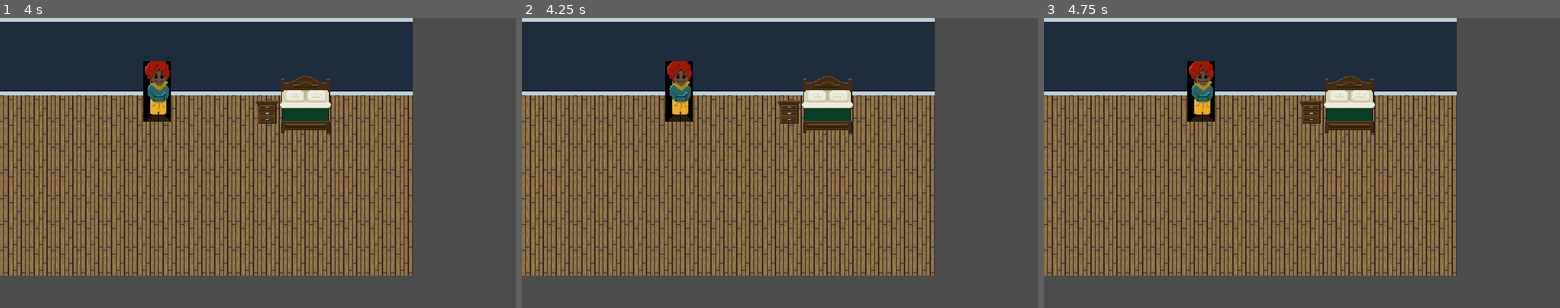
Above: before the commit, frames 1-3 (left to right).
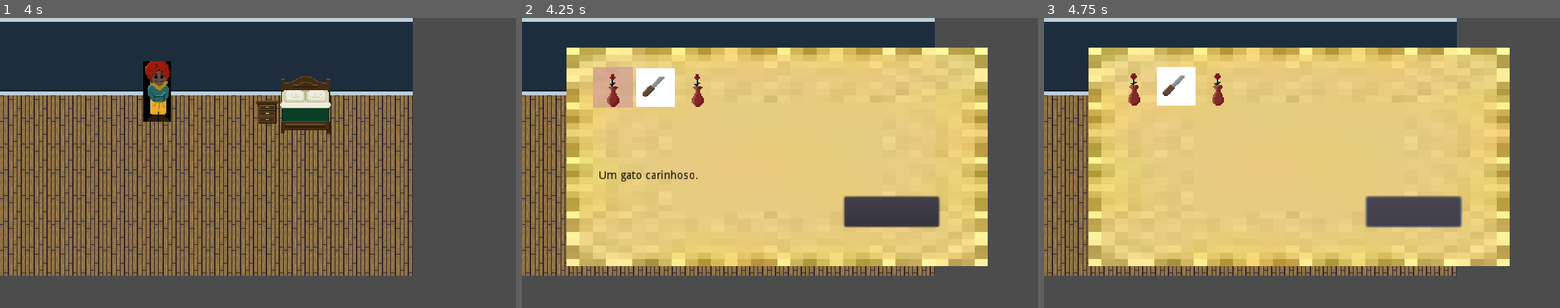
Above: after the commit, the same moments.

Repository: guimafelipe/rpg-game
Game: Godot game, scene res://Levels/TestWorld.tscn
Same seed, same stepped clock (60 frames per second), same inputs: the game is played once before the commit and once after it. Before the commit the project starts from res://TestWorld.tscn. The engine's default icon, where the game draws it, is replaced by a stand-in: a white triangle on a blue panel in a dark square.
Inputs (mouse positions are in pixels of both pictures, inside the frame that each line leads up to):
- Up to frame 1 (4 s): tap Enter (ui_accept) at 0.5, 0.6, 0.77, 1.07, 1.25, 1.35, 1.52, 1.82, 2, 2.1, 2.75, 2.85, 3.02, 3.32, 3.5, 3.6, 3.77 s
- Up to frame 2 (4.25 s): tap Enter (ui_accept) at 4.07 s; tap Escape (ui_cancel) at 4.15 s
- Up to frame 3 (4.75 s): click (1415, 212) at 4.27 s

Frame 1 is identical in both runs. In frame 2, 61% of the frame differs, in the area x 8-91%, y 10-86%; in frame 3, 61%.

Commit message:
the big refactoration of the code, and fixing little bugs in inventary

Diff:
--- /dev/null
+++ b/Dialogues/mesa_teste.json
@@ -0,0 +1,13 @@
+{
+	"001" : {
+		"name" : "cama",
+		"expression" : null,
+ 		"text": "sou uma cama"
+	},
+	"002" : {
+		"name" : "cama",
+		"expression" : null,
+		"text": "prazer em conhecer você"
+	}
+
+}
--- a/InteractableObject.gd
+++ b/InteractableObjects/InteractableObject.gd
@@ -14,6 +14,7 @@
 func remove_focus():
 	print("saí do foco")
 	print(name)
+	emit_signal("finished_interaction")
 
 func interact():
 	# override this funcion in children classes
--- /dev/null
+++ b/InteractableObjects/MesaCabeceira.gd
@@ -0,0 +1,10 @@
+extends InteractableObject
+
+var inventory = preload("res://UI/Inventory/Inventory.tres")
+var gatoitem = preload("res://Items/Gato.tres")
+
+func interact():
+	dialogue_box.start_dialogue("cama_teste")
+	yield(dialogue_box, "dialogue_finished")
+	inventory.add_item(gatoitem)
+	# emit_signal("finished_interaction")
--- a/InventorySlot.gd
+++ /dev/null
@@ -1,11 +0,0 @@
-extends CenterContainer
-
-onready var itemTextureRect = $ItemTextureRect
-
-func display_item(item):
-	if item is Item:
-		itemTextureRect.texture = item.texture
-		show()
-	else:
-		itemTextureRect = null
-		hide()
--- a/InventorySlot.tscn
+++ /dev/null
@@ -1,21 +0,0 @@
-[gd_scene load_steps=3 format=2]
-
-[ext_resource path="res://Assets/VasoDeFlor.png" type="Texture" id=1]
-[ext_resource path="res://InventorySlot.gd" type="Script" id=2]
-
-[node name="InventorySlot" type="CenterContainer"]
-anchor_right = 1.0
-anchor_bottom = 1.0
-script = ExtResource( 2 )
-__meta__ = {
-"_edit_use_anchors_": false
-}
-
-[node name="ItemTextureRect" type="TextureRect" parent="."]
-margin_left = 296.0
-margin_top = 156.0
-margin_right = 344.0
-margin_bottom = 204.0
-rect_min_size = Vector2( 48, 48 )
-texture = ExtResource( 1 )
-expand = true
--- a/TestWorld.tscn
+++ b/Levels/TestWorld.tscn
@@ -1,13 +1,14 @@
-[gd_scene load_steps=13 format=2]
+[gd_scene load_steps=14 format=2]
 
-[ext_resource path="res://Luiz.tscn" type="PackedScene" id=1]
-[ext_resource path="res://Assets/ComodoTeste.png" type="Texture" id=2]
-[ext_resource path="res://InteractableObject.tscn" type="PackedScene" id=3]
-[ext_resource path="res://Assets/Cama.png" type="Texture" id=4]
-[ext_resource path="res://Cama.gd" type="Script" id=5]
-[ext_resource path="res://MesaCabeceira.gd" type="Script" id=6]
-[ext_resource path="res://Assets/MesaCabeceira.png" type="Texture" id=7]
-[ext_resource path="res://DialogueBox.tscn" type="PackedScene" id=8]
+[ext_resource path="res://Assets/ComodoTeste.png" type="Texture" id=1]
+[ext_resource path="res://Assets/Cama.png" type="Texture" id=2]
+[ext_resource path="res://Assets/MesaCabeceira.png" type="Texture" id=3]
+[ext_resource path="res://InteractableObjects/Cama.gd" type="Script" id=4]
+[ext_resource path="res://UI/Inventory/InventoryWindow.tscn" type="PackedScene" id=5]
+[ext_resource path="res://InteractableObjects/MesaCabeceira.gd" type="Script" id=6]
+[ext_resource path="res://InteractableObjects/InteractableObject.tscn" type="PackedScene" id=7]
+[ext_resource path="res://Luiz/Luiz.tscn" type="PackedScene" id=8]
+[ext_resource path="res://UI/Dialogue/DialogueBox.tscn" type="PackedScene" id=9]
 
 [sub_resource type="RectangleShape2D" id=1]
 resource_local_to_scene = true
@@ -28,17 +29,17 @@
 [node name="TestWorld" type="Node2D"]
 
 [node name="Background" type="Sprite" parent="."]
-texture = ExtResource( 2 )
+texture = ExtResource( 1 )
 centered = false
 
-[node name="Cama" parent="." instance=ExtResource( 3 )]
+[node name="Cama" parent="." instance=ExtResource( 7 )]
 position = Vector2( 378.248, 128.339 )
-script = ExtResource( 5 )
+script = ExtResource( 4 )
 
 [node name="Sprite" parent="Cama" index="0"]
 position = Vector2( 0.749156, -23.2237 )
 scale = Vector2( 1.04682, 1.18729 )
-texture = ExtResource( 4 )
+texture = ExtResource( 2 )
 
 [node name="CollisionShape2D" parent="Cama/StaticBody2D" index="0"]
 shape = SubResource( 1 )
@@ -46,16 +47,16 @@
 [node name="CollisionShape2D" parent="Cama/Area2D" index="0"]
 shape = SubResource( 2 )
 
-[node name="Luiz" parent="." instance=ExtResource( 1 )]
+[node name="Luiz" parent="." instance=ExtResource( 8 )]
 position = Vector2( 194.985, 113.569 )
 
-[node name="MesaCabeceira" parent="." instance=ExtResource( 3 )]
+[node name="MesaCabeceira" parent="." instance=ExtResource( 7 )]
 position = Vector2( 331.724, 113.569 )
 script = ExtResource( 6 )
 
 [node name="Sprite" parent="MesaCabeceira" index="0"]
 scale = Vector2( 1.02628, 1.07883 )
-texture = ExtResource( 7 )
+texture = ExtResource( 3 )
 
 [node name="CollisionShape2D" parent="MesaCabeceira/StaticBody2D" index="0"]
 shape = SubResource( 3 )
@@ -63,14 +64,20 @@
 [node name="CollisionShape2D" parent="MesaCabeceira/Area2D" index="0"]
 shape = SubResource( 4 )
 
-[node name="DialogueBox" parent="." instance=ExtResource( 8 )]
+[node name="DialogueBox" parent="." instance=ExtResource( 9 )]
 visible = false
 anchor_right = 0.0
 anchor_bottom = 0.0
-margin_left = 258.846
-margin_top = 320.0
-margin_right = 258.846
-margin_bottom = 320.0
+margin_left = 344.318
+margin_top = 360.0
+margin_right = 344.318
+margin_bottom = 360.0
+
+[node name="InventoryWindow" parent="." instance=ExtResource( 5 )]
+visible = false
+anchor_right = 0.0
+anchor_bottom = 0.0
+rect_min_size = Vector2( 640, 360 )
 
 [editable path="Cama"]
 
--- a/Luiz.gd
+++ b/Luiz/Luiz.gd
@@ -97,6 +97,10 @@
 	if dialogue_box:
 		dialogue_box.connect("dialogue_started", self, "_on_started_dialogue")
 		dialogue_box.connect("dialogue_finished", self, "_on_finished_dialogue")
+	var inventory_window = get_parent().get_node("InventoryWindow")
+	if inventory_window:
+		inventory_window.connect("inventory_opened", self, "_on_inventory_opened")
+		inventory_window.connect("inventory_closed", self, "_on_inventory_closed")
 
 func _on_started_dialogue():
 	state = State.INTERACTING
@@ -106,3 +110,9 @@
 
 func _on_finished_interacting():
 	state = State.IDLE
+
+func _on_inventory_opened():
+	state = State.INTERACTING
+
+func _on_inventory_closed():
+	state = State.IDLE
--- a/Luiz.tscn
+++ b/Luiz/Luiz.tscn
@@ -1,7 +1,7 @@
 [gd_scene load_steps=4 format=2]
 
 [ext_resource path="res://Assets/photo_2020-12-02_16-44-33.jpg" type="Texture" id=1]
-[ext_resource path="res://Luiz.gd" type="Script" id=2]
+[ext_resource path="res://Luiz/Luiz.gd" type="Script" id=2]
 
 [sub_resource type="RectangleShape2D" id=1]
 extents = Vector2( 16, 16 )
--- a/MesaCabeceira.gd
+++ /dev/null
@@ -1,6 +0,0 @@
-extends InteractableObject
-
-func interact():
-	print("sou uma mesa")
-	#dialogue_box.start_dialogue("cama_teste")
-	# emit_signal("finished_interaction")
--- a/DialogueBox.tscn
+++ b/UI/Dialogue/DialogueBox.tscn
@@ -1,13 +1,13 @@
 [gd_scene load_steps=4 format=2]
 
-[ext_resource path="res://icon.png" type="Texture" id=1]
-[ext_resource path="res://Assets/photo_2020-12-02_19-37-47.jpg" type="Texture" id=2]
-[ext_resource path="res://DialogueBox.gd" type="Script" id=3]
+[ext_resource path="res://UI/Dialogue/DialogueBox.gd" type="Script" id=1]
+[ext_resource path="res://icon.png" type="Texture" id=2]
+[ext_resource path="res://Assets/photo_2020-12-02_19-37-47.jpg" type="Texture" id=3]
 
 [node name="DialogueBox" type="Control"]
 anchor_right = 1.0
 anchor_bottom = 1.0
-script = ExtResource( 3 )
+script = ExtResource( 1 )
 __meta__ = {
 "_edit_use_anchors_": false
 }
--- a/Inventory.gd
+++ b/UI/Inventory/Inventory.gd
@@ -13,5 +13,5 @@
 	items.sort_custom(self, "items_comp")
 	emit_signal("items_changed")
 
-func remove_item(item_name : String):
+func remove_item(_item_name : String):
 	pass
--- a/Inventory.tres
+++ b/UI/Inventory/Inventory.tres
@@ -1,6 +1,6 @@
 [gd_resource type="Resource" load_steps=4 format=2]
 
-[ext_resource path="res://Inventory.gd" type="Script" id=1]
+[ext_resource path="res://UI/Inventory/Inventory.gd" type="Script" id=1]
 [ext_resource path="res://Items/Gato.tres" type="Resource" id=2]
 [ext_resource path="res://Items/Bolo.tres" type="Resource" id=3]
 
--- a/InventoryDisplay.gd
+++ b/UI/Inventory/InventoryDisplay.gd
@@ -1,6 +1,6 @@
 extends GridContainer
 
-var inventory = preload("res://Inventory.tres")
+onready var inventory = preload("res://UI/Inventory/Inventory.tres")
 
 func _ready():
 	inventory.connect("items_changed", self, "_on_items_changed")
@@ -19,6 +19,8 @@
 	for i in range(n, get_child_count()):
 		var slot = get_child(i)
 		slot.display_item(null)
+	if n > 0:
+		get_child(0).grab_focus()
 
 func _on_items_changed():
 	update_inventory_display()
--- /dev/null
+++ b/UI/Inventory/InventorySlot.gd
@@ -0,0 +1,24 @@
+class_name InventorySlot
+extends CenterContainer
+
+onready var itemTextureRect = $ItemTextureRect
+
+var item = null
+
+func display_item(_item):
+	if _item is Item:
+		item = _item
+		itemTextureRect.texture = item.texture
+		show()
+	else:
+		itemTextureRect.texture = null
+		item = null
+		hide()
+
+
+func _on_InventorySlot_focus_entered():
+	$ColorRect.show()
+
+
+func _on_InventorySlot_focus_exited():
+	$ColorRect.hide()
--- /dev/null
+++ b/UI/Inventory/InventorySlot.tscn
@@ -0,0 +1,38 @@
+[gd_scene load_steps=3 format=2]
+
+[ext_resource path="res://UI/Inventory/InventorySlot.gd" type="Script" id=1]
+[ext_resource path="res://Assets/VasoDeFlor.png" type="Texture" id=2]
+
+[node name="InventorySlot" type="CenterContainer"]
+anchor_right = 1.0
+anchor_bottom = 1.0
+focus_mode = 2
+script = ExtResource( 1 )
+__meta__ = {
+"_edit_use_anchors_": false
+}
+
+[node name="ColorRect" type="ColorRect" parent="."]
+visible = false
+margin_left = 295.0
+margin_top = 155.0
+margin_right = 345.0
+margin_bottom = 205.0
+rect_min_size = Vector2( 50, 50 )
+size_flags_horizontal = 2
+size_flags_vertical = 2
+color = Color( 0.811765, 0.592157, 0.592157, 0.658824 )
+__meta__ = {
+"_edit_use_anchors_": false
+}
+
+[node name="ItemTextureRect" type="TextureRect" parent="."]
+margin_left = 296.0
+margin_top = 156.0
+margin_right = 344.0
+margin_bottom = 204.0
+rect_min_size = Vector2( 48, 48 )
+texture = ExtResource( 2 )
+expand = true
+[connection signal="focus_entered" from="." to="." method="_on_InventorySlot_focus_entered"]
+[connection signal="focus_exited" from="." to="." method="_on_InventorySlot_focus_exited"]
--- /dev/null
+++ b/UI/Inventory/InventoryText.gd
@@ -0,0 +1,8 @@
+extends RichTextLabel
+
+func _process(delta):
+	var focus_owner = get_parent().get_focus_owner()
+	if focus_owner is InventorySlot:
+		bbcode_text = focus_owner.item.description
+	else:
+		bbcode_text = ""
--- /dev/null
+++ b/UI/Inventory/InventoryWindow.gd
@@ -0,0 +1,16 @@
+extends Control
+
+signal inventory_closed
+signal inventory_opened
+
+onready var dialogue_box = get_parent().get_node("DialogueBox")
+
+func _process(_delta):
+	if Input.is_action_just_pressed("ui_cancel"):
+		if visible:
+			hide()
+			emit_signal("inventory_closed")
+		elif not dialogue_box.visible:
+			$TextureRect/InventoryDisplay.update_inventory_display()
+			show()
+			emit_signal("inventory_opened")
--- a/InventoryWindow.tscn
+++ b/UI/Inventory/InventoryWindow.tscn
@@ -1,12 +1,17 @@
-[gd_scene load_steps=4 format=2]
-
-[ext_resource path="res://Assets/photo_2020-12-02_19-37-47.jpg" type="Texture" id=1]
-[ext_resource path="res://InventorySlot.tscn" type="PackedScene" id=2]
-[ext_resource path="res://InventoryDisplay.gd" type="Script" id=3]
+[gd_scene load_steps=6 format=2]
+
+[ext_resource path="res://UI/Inventory/InventoryDisplay.gd" type="Script" id=1]
+[ext_resource path="res://Assets/photo_2020-12-02_19-37-47.jpg" type="Texture" id=2]
+[ext_resource path="res://UI/Inventory/InventorySlot.tscn" type="PackedScene" id=3]
+[ext_resource path="res://UI/Inventory/InventoryText.gd" type="Script" id=4]
+[ext_resource path="res://UI/Inventory/InventoryWindow.gd" type="Script" id=5]
 
 [node name="InventoryWindow" type="Control"]
 anchor_right = 1.0
 anchor_bottom = 1.0
+size_flags_horizontal = 2
+size_flags_vertical = 2
+script = ExtResource( 5 )
 __meta__ = {
 "_edit_use_anchors_": false
 }
@@ -31,81 +36,81 @@
 margin_right = -25.6819
 margin_bottom = 136.0
 columns = 9
-script = ExtResource( 3 )
-__meta__ = {
-"_edit_use_anchors_": false
-}
-
-[node name="InventorySlot" parent="TextureRect/InventoryDisplay" instance=ExtResource( 2 )]
+script = ExtResource( 1 )
+__meta__ = {
+"_edit_use_anchors_": false
+}
+
+[node name="InventorySlot" parent="TextureRect/InventoryDisplay" instance=ExtResource( 3 )]
 anchor_right = 0.0
 anchor_bottom = 0.0
 margin_right = 48.0
 margin_bottom = 48.0
 
-[node name="InventorySlot2" parent="TextureRect/InventoryDisplay" instance=ExtResource( 2 )]
+[node name="InventorySlot2" parent="TextureRect/InventoryDisplay" instance=ExtResource( 3 )]
 anchor_right = 0.0
 anchor_bottom = 0.0
 margin_left = 52.0
 margin_right = 100.0
 margin_bottom = 48.0
 
-[node name="InventorySlot3" parent="TextureRect/InventoryDisplay" instance=ExtResource( 2 )]
+[node name="InventorySlot3" parent="TextureRect/InventoryDisplay" instance=ExtResource( 3 )]
 anchor_right = 0.0
 anchor_bottom = 0.0
 margin_left = 104.0
 margin_right = 152.0
 margin_bottom = 48.0
 
-[node name="InventorySlot4" parent="TextureRect/InventoryDisplay" instance=ExtResource( 2 )]
+[node name="InventorySlot4" parent="TextureRect/InventoryDisplay" instance=ExtResource( 3 )]
 anchor_right = 0.0
 anchor_bottom = 0.0
 margin_left = 156.0
 margin_right = 204.0
 margin_bottom = 48.0
 
-[node name="InventorySlot5" parent="TextureRect/InventoryDisplay" instance=ExtResource( 2 )]
+[node name="InventorySlot5" parent="TextureRect/InventoryDisplay" instance=ExtResource( 3 )]
 anchor_right = 0.0
 anchor_bottom = 0.0
 margin_left = 208.0
 margin_right = 256.0
 margin_bottom = 48.0
 
-[node name="InventorySlot6" parent="TextureRect/InventoryDisplay" instance=ExtResource( 2 )]
+[node name="InventorySlot6" parent="TextureRect/InventoryDisplay" instance=ExtResource( 3 )]
 anchor_right = 0.0
 anchor_bottom = 0.0
 margin_left = 260.0
 margin_right = 308.0
 margin_bottom = 48.0
 
-[node name="InventorySlot7" parent="TextureRect/InventoryDisplay" instance=ExtResource( 2 )]
+[node name="InventorySlot7" parent="TextureRect/InventoryDisplay" instance=ExtResource( 3 )]
 anchor_right = 0.0
 anchor_bottom = 0.0
 margin_left = 312.0
 margin_right = 360.0
 margin_bottom = 48.0
 
-[node name="InventorySlot8" parent="TextureRect/InventoryDisplay" instance=ExtResource( 2 )]
+[node name="InventorySlot8" parent="TextureRect/InventoryDisplay" instance=ExtResource( 3 )]
 anchor_right = 0.0
 anchor_bottom = 0.0
 margin_left = 364.0
 margin_right = 412.0
 margin_bottom = 48.0
 
-[node name="InventorySlot9" parent="TextureRect/InventoryDisplay" instance=ExtResource( 2 )]
+[node name="InventorySlot9" parent="TextureRect/InventoryDisplay" instance=ExtResource( 3 )]
 anchor_right = 0.0
 anchor_bottom = 0.0
 margin_left = 416.0
 margin_right = 464.0
 margin_bottom = 48.0
 
-[node name="InventorySlot10" parent="TextureRect/InventoryDisplay" instance=ExtResource( 2 )]
+[node name="InventorySlot10" parent="TextureRect/InventoryDisplay" instance=ExtResource( 3 )]
 anchor_right = 0.0
 anchor_bottom = 0.0
 margin_top = 52.0
 margin_right = 48.0
 margin_bottom = 100.0
 
-[node name="InventorySlot11" parent="TextureRect/InventoryDisplay" instance=ExtResource( 2 )]
+[node name="InventorySlot11" parent="TextureRect/InventoryDisplay" instance=ExtResource( 3 )]
 anchor_right = 0.0
 anchor_bottom = 0.0
 margin_left = 52.0
@@ -113,7 +118,7 @@
 margin_right = 100.0
 margin_bottom = 100.0
 
-[node name="InventorySlot12" parent="TextureRect/InventoryDisplay" instance=ExtResource( 2 )]
+[node name="InventorySlot12" parent="TextureRect/InventoryDisplay" instance=ExtResource( 3 )]
 anchor_right = 0.0
 anchor_bottom = 0.0
 margin_left = 104.0
@@ -121,7 +126,7 @@
 margin_right = 152.0
 margin_bottom = 100.0
 
-[node name="InventorySlot13" parent="TextureRect/InventoryDisplay" instance=ExtResource( 2 )]
+[node name="InventorySlot13" parent="TextureRect/InventoryDisplay" instance=ExtResource( 3 )]
 anchor_right = 0.0
 anchor_bottom = 0.0
 margin_left = 156.0
@@ -129,7 +134,7 @@
 margin_right = 204.0
 margin_bottom = 100.0
 
-[node name="InventorySlot14" parent="TextureRect/InventoryDisplay" instance=ExtResource( 2 )]
+[node name="InventorySlot14" parent="TextureRect/InventoryDisplay" instance=ExtResource( 3 )]
 anchor_right = 0.0
 anchor_bottom = 0.0
 margin_left = 208.0
@@ -137,7 +142,7 @@
 margin_right = 256.0
 margin_bottom = 100.0
 
-[node name="InventorySlot15" parent="TextureRect/InventoryDisplay" instance=ExtResource( 2 )]
+[node name="InventorySlot15" parent="TextureRect/InventoryDisplay" instance=ExtResource( 3 )]
 anchor_right = 0.0
 anchor_bottom = 0.0
 margin_left = 260.0
@@ -145,7 +150,7 @@
 margin_right = 308.0
 margin_bottom = 100.0
 
-[node name="InventorySlot16" parent="TextureRect/InventoryDisplay" instance=ExtResource( 2 )]
+[node name="InventorySlot16" parent="TextureRect/InventoryDisplay" instance=ExtResource( 3 )]
 anchor_right = 0.0
 anchor_bottom = 0.0
 margin_left = 312.0
@@ -153,7 +158,7 @@
 margin_right = 360.0
 margin_bottom = 100.0
 
-[node name="InventorySlot17" parent="TextureRect/InventoryDisplay" instance=ExtResource( 2 )]
+[node name="InventorySlot17" parent="TextureRect/InventoryDisplay" instance=ExtResource( 3 )]
 anchor_right = 0.0
 anchor_bottom = 0.0
 margin_left = 364.0
@@ -161,7 +166,7 @@
 margin_right = 412.0
 margin_bottom = 100.0
 
-[node name="InventorySlot18" parent="TextureRect/InventoryDisplay" instance=ExtResource( 2 )]
+[node name="InventorySlot18" parent="TextureRect/InventoryDisplay" instance=ExtResource( 3 )]
 anchor_right = 0.0
 anchor_bottom = 0.0
 margin_left = 416.0
@@ -178,6 +183,7 @@
 margin_bottom = -39.0
 custom_colors/default_color = Color( 0, 0, 0, 1 )
 text = "Lorem ipsum doret armer"
+script = ExtResource( 4 )
 __meta__ = {
 "_edit_use_anchors_": false
 }
@@ -191,3 +197,6 @@
 margin_top = -86.0
 margin_right = -61.0
 margin_bottom = -49.0
+__meta__ = {
+"_edit_use_anchors_": false
+}
--- a/project.godot
+++ b/project.godot
@@ -12,12 +12,17 @@
 "base": "Node2D",
 "class": "InteractableObject",
 "language": "GDScript",
-"path": "res://InteractableObject.gd"
+"path": "res://InteractableObjects/InteractableObject.gd"
 }, {
 "base": "Resource",
 "class": "Inventory",
 "language": "GDScript",
-"path": "res://Inventory.gd"
+"path": "res://UI/Inventory/Inventory.gd"
+}, {
+"base": "CenterContainer",
+"class": "InventorySlot",
+"language": "GDScript",
+"path": "res://UI/Inventory/InventorySlot.gd"
 }, {
 "base": "Resource",
 "class": "Item",
@@ -27,13 +32,14 @@
 _global_script_class_icons={
 "InteractableObject": "",
 "Inventory": "",
+"InventorySlot": "",
 "Item": ""
 }
 
 [application]
 
 config/name="Rpg"
-run/main_scene="res://TestWorld.tscn"
+run/main_scene="res://Levels/TestWorld.tscn"
 config/icon="res://icon.png"
 
 [autoload]
Renamed: Cama.gd -> InteractableObjects/Cama.gd
Renamed: InteractableObject.tscn -> InteractableObjects/InteractableObject.tscn
Renamed: DialogueBox.gd -> UI/Dialogue/DialogueBox.gd
Not shown: 2 places in UI/Dialogue/DialogueBox.tscn that only renumber resources
Renamed: InventoryContainer.tscn -> UI/Inventory/InventoryContainer.tscn
Not shown: 1 places in UI/Inventory/InventoryWindow.tscn that only renumber resources
